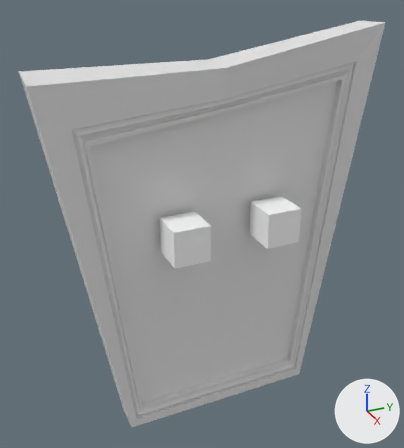
The FBX model Assets/3D Assets/Schlafbereich/UkeBild.fbx, before and after one commit.
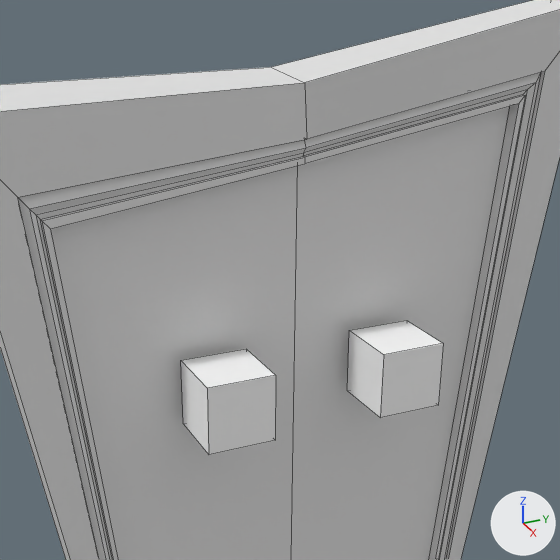
Old and new are each drawn whole from a 50 mm lens placed at (2.64, -1.26, 2.29), pointed at (0.06, -0.09, 1.0) and again close up on the part from 15% to 90% of the width and 5% to 73% of the height. Lighting does not change. The marker at lower right points along +X, +Y and +Z. The close-ups show mesh edges as thin lines.

Names of what the first close-up shows: 'augenknopf', 'bilderrahmen'.
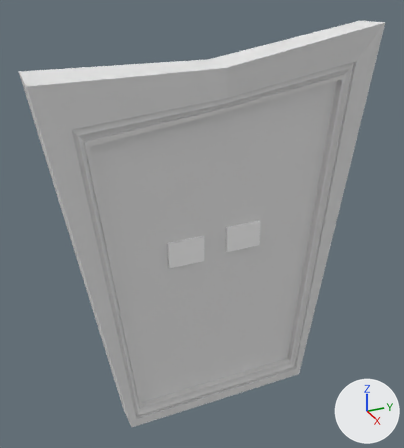
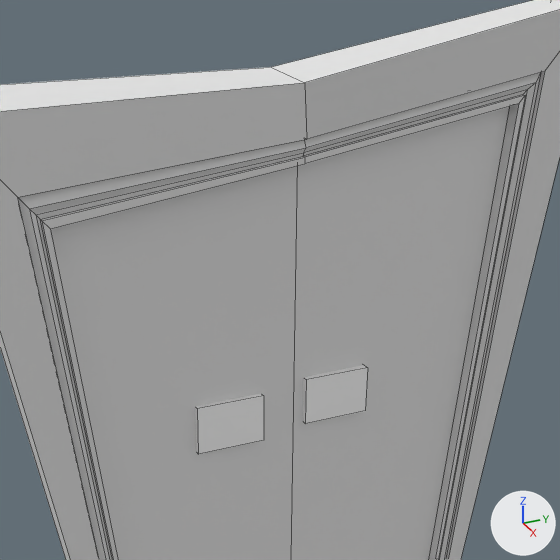
Changed parts and their boxes (x1, y1, x2, y2) in the close-ups (560 x 560 px; the box of a moved part takes in the faces that stretch with it):
'augenknopf', reshaped, moved: before (181, 320, 443, 454); after (195, 365, 368, 454)
part 1 of me_cube_003, moved or reshaped: before (347, 320, 443, 418); after (303, 365, 368, 424)
part 2 of me_cube_003, moved or reshaped: before (181, 349, 276, 454); after (195, 394, 264, 454)

Diff of the bpy script that builds the scene:
```diff
--- a/Assets/3D Assets/Schlafbereich/UkeBild.fbx.py
+++ b/Assets/3D Assets/Schlafbereich/UkeBild.fbx.py
@@ me_cube_003 @@
 me_cube_003.from_pydata(...)  # 16 vertices, 12 faces; spans x -0.1..0.1, y -0.368..0.368, z -0.1..0.1
 # used by ob_augenknopf; location = (0.233, 0.0, 1.02)
+# me_cube_003 part 1: the loose piece of 8 vertices spanning x -0.1..0.1, y 0.168..0.368, z -0.1..0.1 is scaled about its middle by (0.502, 1.06, 0.748), then moved by (0.024, -0.124, 0.011)
+# me_cube_003 part 2: the loose piece of 8 vertices spanning x -0.1..0.1, y -0.368..-0.168, z -0.1..0.1 is scaled about its middle by (0.502, 1.06, 0.748), then moved by (0.025, 0.059, -0.015)
 me_cube_003.materials.append(mat_material_002)
@@ ob_augenknopf @@
 ob_augenknopf = bpy.data.objects.new('augenknopf', me_cube_003)
-ob_augenknopf.location = (0.233, 0.0, 1.02)
+ob_augenknopf.location = (0.036, 0.0, 0.887)
```
